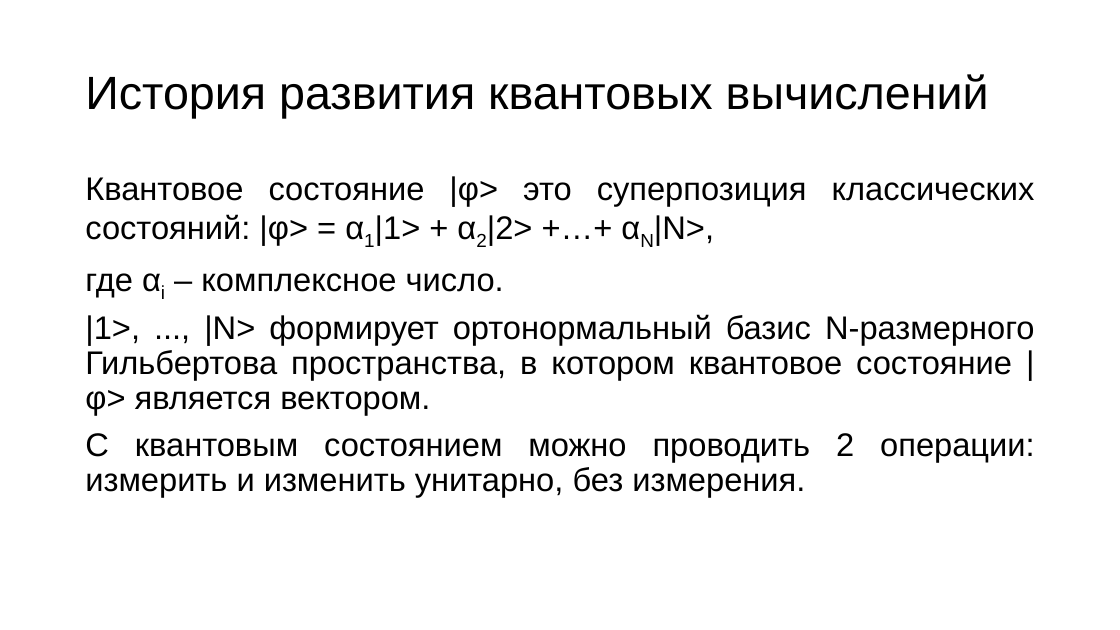
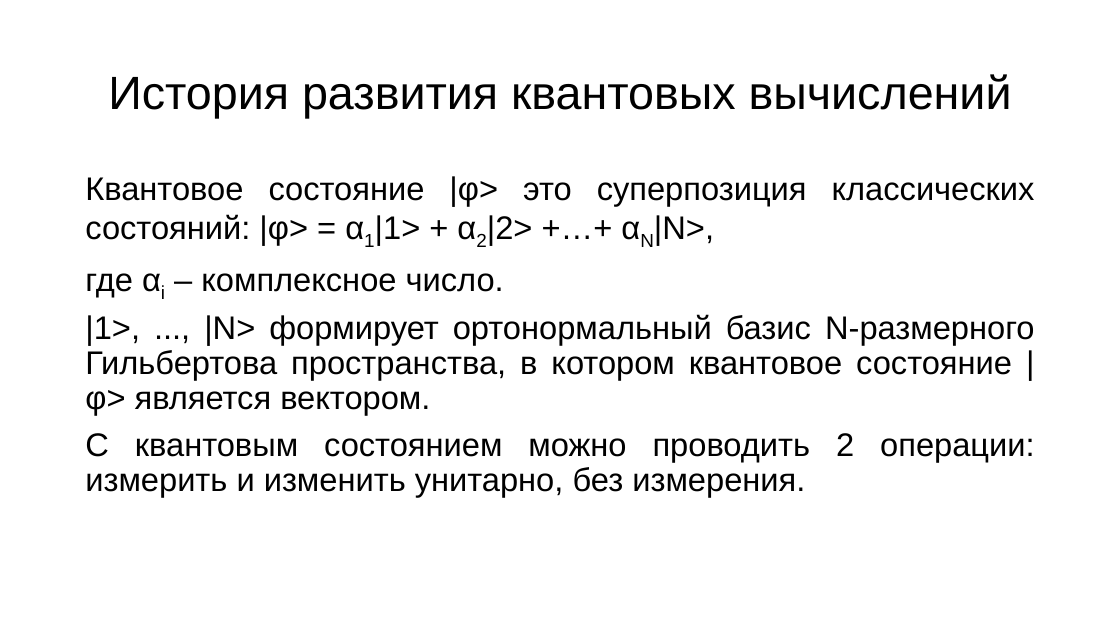
Before and after one commit to R0manych/Diploma2019, a slide deck: slide 3 of Черниговских 2к 14гр.pptx. Drawn at 1120x630 pixels with LibreOffice and Linux fonts; fonts in the diff are those of the drawing. Boxes give left, top, right and bottom in pixels: in the first picture for what was removed or moved away, otherwise in the second. Text is boxed around its words. In the diff, an @@ line names an element or a change of style, - is before the commit and + after.

```diff
--- a/Черниговских 2к 14гр.pptx
+++ b/Черниговских 2к 14гр.pptx
@@ title "История развития квантовых вычислений" at bbox=[108, 74, 1012, 118]: alignment left to centre @@
```
Also in this commit, not shown: 4 other slides changed.
